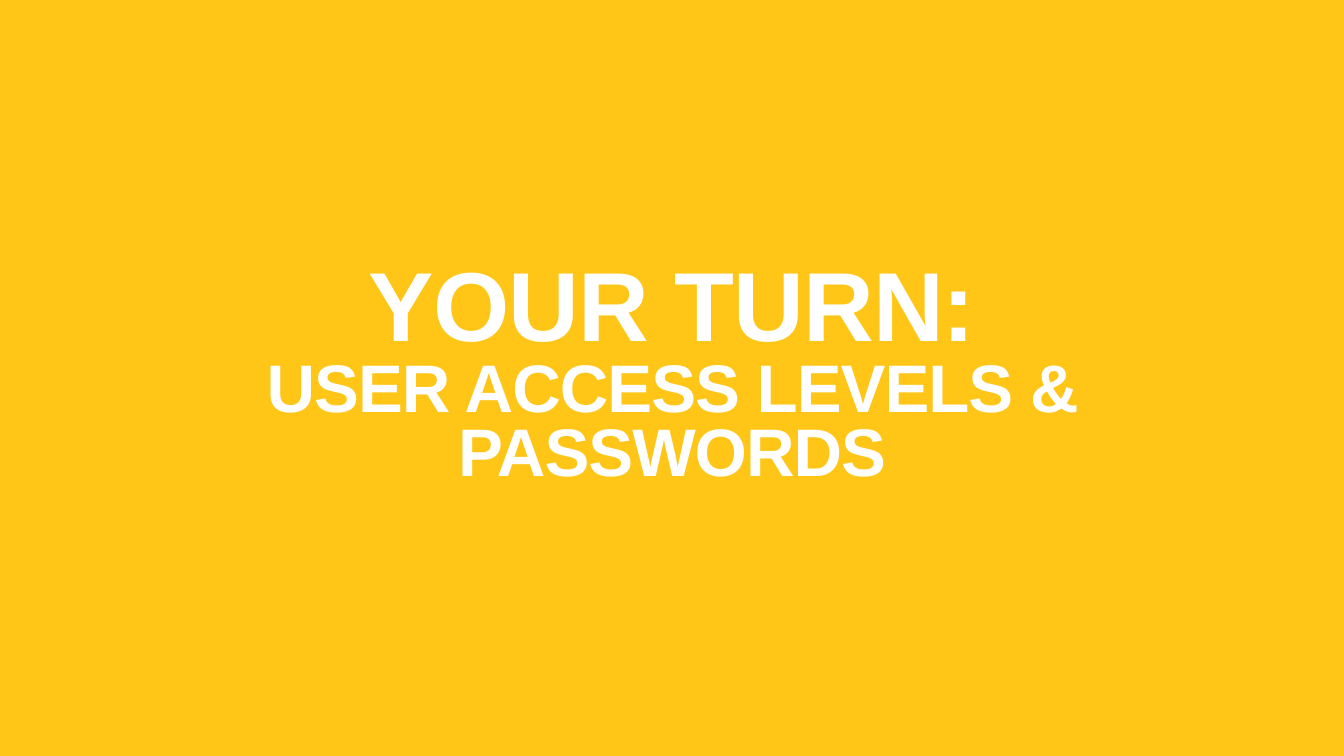
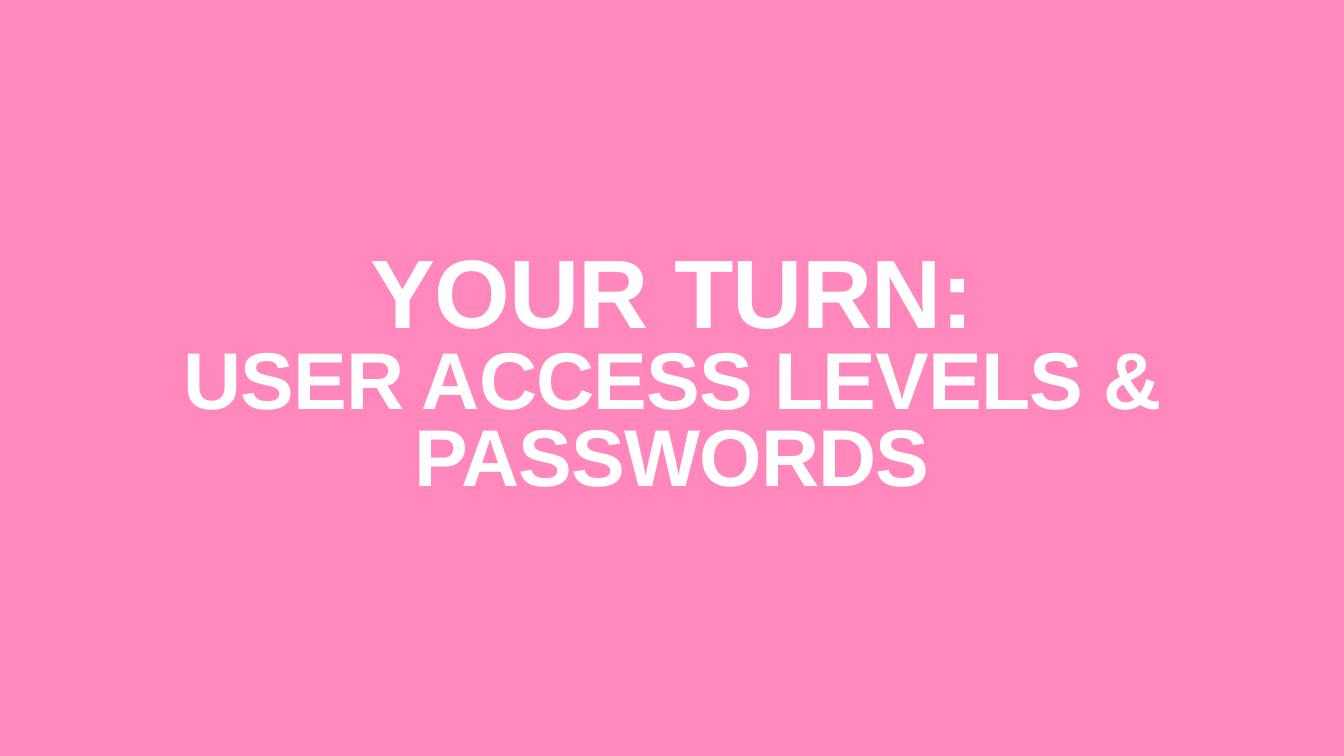
Before and after one commit to TommyWoodley/teaching, a slide deck: slide 5 of Y10/L2/L2.pptx. Drawn at 1344x756 pixels with LibreOffice and Linux fonts; fonts in the diff are those of the drawing. Boxes give left, top, right and bottom in pixels: in the first picture for what was removed or moved away, otherwise in the second. Text is boxed around its words. In the diff, an @@ line names an element or a change of style, - is before the commit and + after.

```diff
--- a/Y10/L2/L2.pptx
+++ b/Y10/L2/L2.pptx
@@ background #FFC617 to #FF87BB @@
@@ text "YOUR TURN: USER ACCESS LEVELS ..." at [183,260,1083,487]: size 140 to 139 pt in "YOUR TURN:"; size 96 to 115 pt in "USER ACCESS LEVELS & PASSWORDS"; letter spacing -1.4 to -1.2 pt @@
```
Also in this commit, not shown: 1 other slide changed, 8 slides added, 9 other files.
